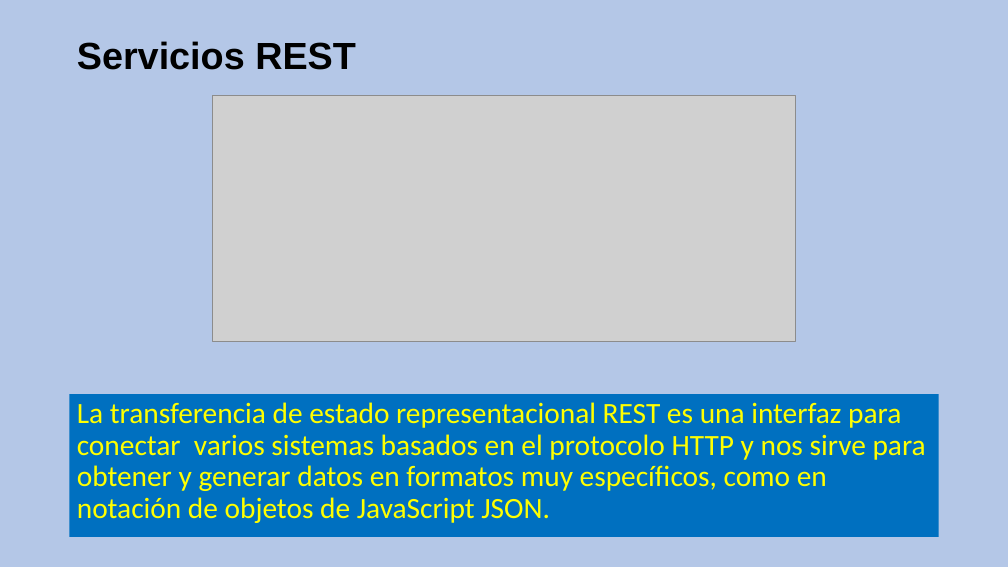
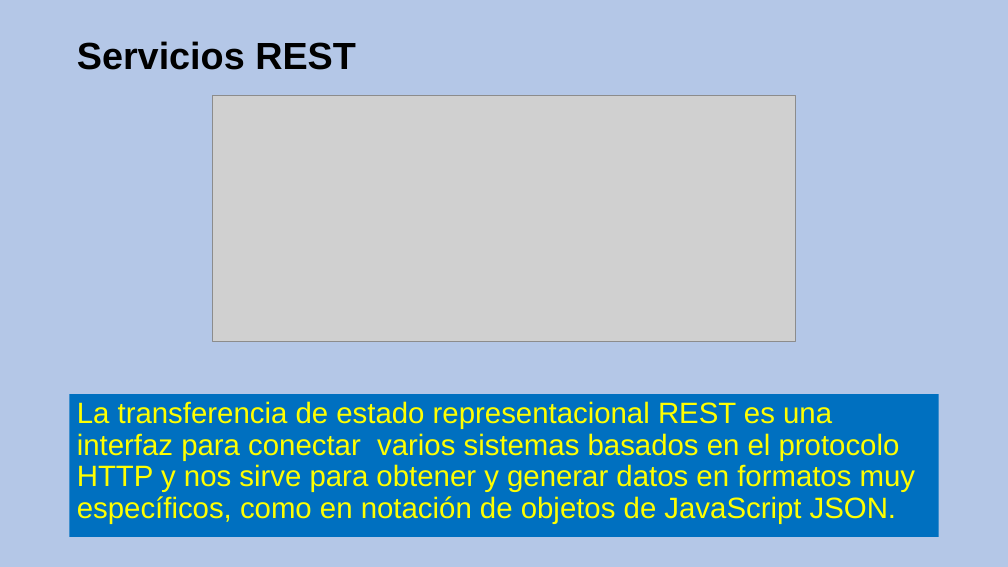
Before and after one commit to CesarFlick/shule-server-repositorio, a slide deck: slide 6 of INSTITUTO POLITÉCNICO NACIONAL.pptx (slide 7 before the commit). Drawn at 1008x567 pixels with LibreOffice and Linux fonts; fonts in the diff are those of the drawing; grey boxes stand for pictures. Boxes give left, top, right and bottom in pixels: in the first picture for what was removed or moved away, otherwise in the second. Text is boxed around its words. In the diff, an @@ line names an element or a change of style, - is before the commit and + after.

```diff
--- a/INSTITUTO POLITÉCNICO NACIONAL.pptx
+++ b/INSTITUTO POLITÉCNICO NACIONAL.pptx
@@ text "La transferencia de estado representacional ..." at <box>70,394,939,537</box>: font Calibri to Arial @@
```
Also in this commit, not shown: 4 other slides changed, 2 slides removed, 4 other files.
